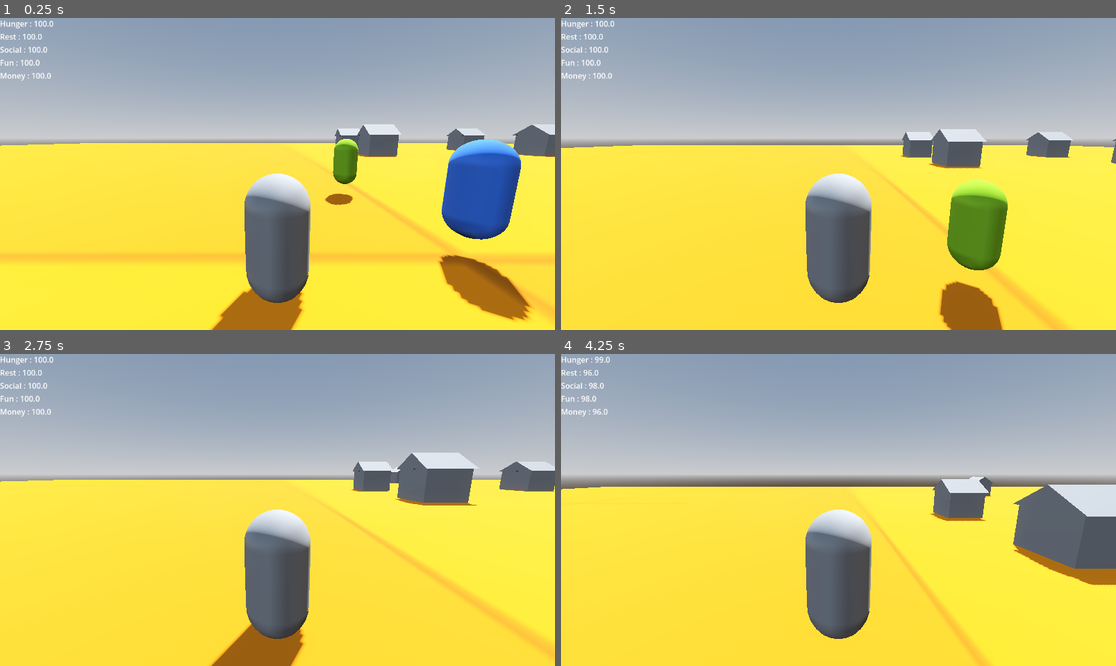
Above: before the commit, frames 1-4 (two rows, left to right).
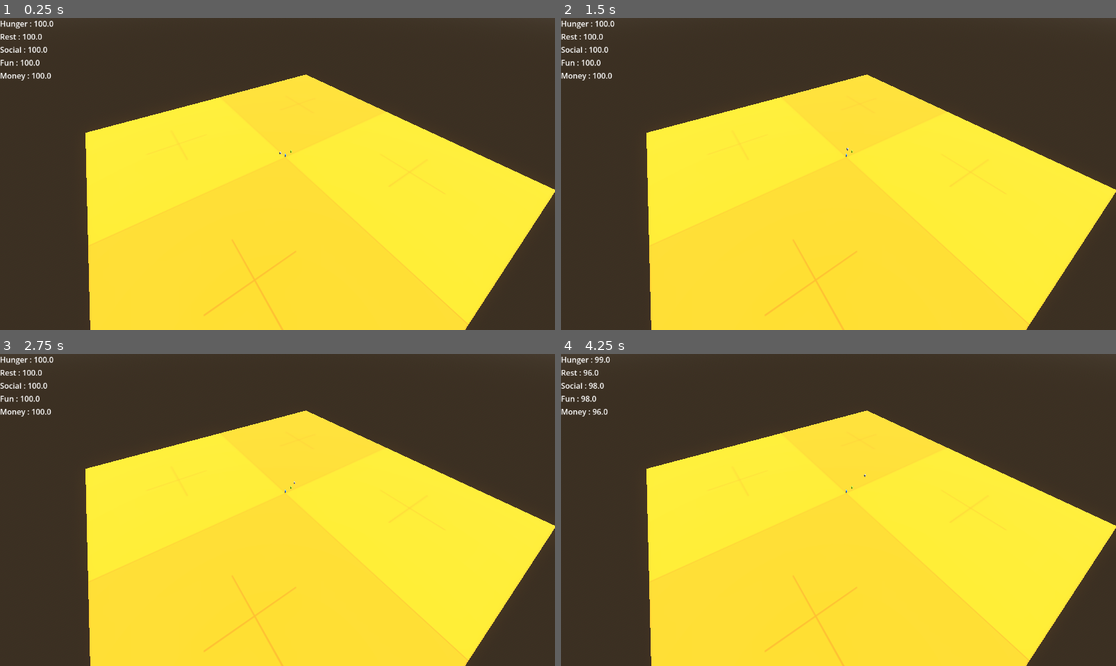
Above: after the commit, the same moments.

Repository: Ja-neh/Unravel
Game: Godot game, scene res://Scenes/World.tscn
Two runs of this game, one before a commit and one after it. Both use one fixed random seed, a clock stepped at 60 frames per second and the inputs below.
Inputs (mouse positions are in pixels of both pictures, inside the frame that each line leads up to):
- Up to frame 1 (0.25 s): no input
- Up to frame 2 (1.5 s): tap Enter (ui_accept) at 0.5, 0.77 s; move the mouse to (866, 174) at 0.52 s; hold W (move_forward) from 0.53 s (still down); tap Ctrl (smash_ground) at 0.6, 1.35 s; move the mouse to (810, 174) at 1.27 s
- Up to frame 3 (2.75 s): keep holding W (move_forward); tap Enter (ui_accept) at 1.52 s; move the mouse to (288, 503) at 2.02 s; tap Ctrl (smash_ground) at 2.1 s
- Up to frame 4 (4.25 s): keep holding W (move_forward); move the mouse to (832, 516) at 2.77 s; tap Ctrl (smash_ground) at 2.85, 3.6 s; tap Enter (ui_accept) at 3.02, 3.77 s; move the mouse to (877, 513) at 3.52 s

The runs differ from the first frame. In frame 1, 68% of the frame differs, in the area x 0-100%, y 0-100%; in frame 2, 65%; in frame 3, 63%; in frame 4, 65%.

Commit message:
Added camera to view from above

Diff:
--- a/EntityObject/Building.tscn
+++ b/EntityObject/Building.tscn
@@ -15,10 +15,12 @@
 
 [node name="MeshInstance3D" type="MeshInstance3D" parent="." unique_id=1698692056]
 transform = Transform3D(4, 0, 0, 0, 3, 0, 0, 0, 4, 0, 0, 0)
+visible = false
 mesh = SubResource("BoxMesh_vgplq")
 
 [node name="MeshInstance3D2" type="MeshInstance3D" parent="." unique_id=2078137809]
 transform = Transform3D(4.5, 0, 0, 0, 1.5, 0, 0, 0, 4.5, 0, 2.2489028, 0)
+visible = false
 mesh = SubResource("PrismMesh_vgplq")
 
 [node name="ComponentNeedFulfiller" type="Node" parent="." unique_id=661336671]
--- a/EntityObject/Field.tscn
+++ b/EntityObject/Field.tscn
@@ -12,6 +12,7 @@
 
 [node name="MeshInstance3D" type="MeshInstance3D" parent="." unique_id=572523876]
 transform = Transform3D(1, 0, 0, 0, 3, 0, 0, 0, 1, 0, 0, 0)
+visible = false
 mesh = SubResource("BoxMesh_pkeux")
 
 [node name="ComponentNeedFulfiller" type="Node" parent="." unique_id=542740487]
--- a/Scenes/World.tscn
+++ b/Scenes/World.tscn
@@ -149,6 +149,10 @@
 "hunger": 1
 })
 
+[node name="Camera3D" type="Camera3D" parent="." unique_id=1457187663]
+transform = Transform3D(0.563526, -0.5841397, 0.5841397, 0, 0.70710677, 0.70710677, -0.82609826, -0.39847308, 0.39847308, 75.387825, 80.55834, 57.16311)
+current = true
+
 [editable path="House"]
 [editable path="Saloon"]
 [editable path="Work"]
